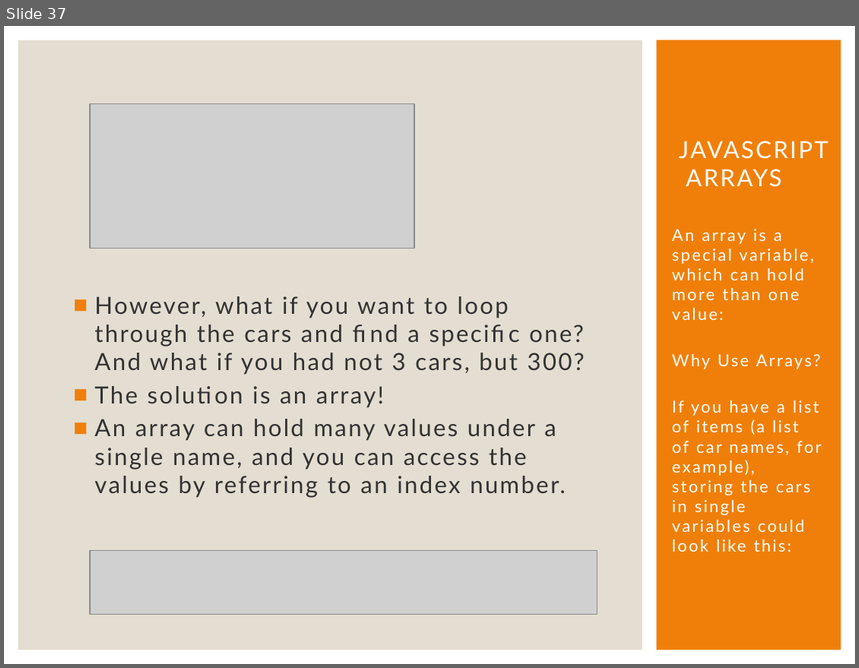
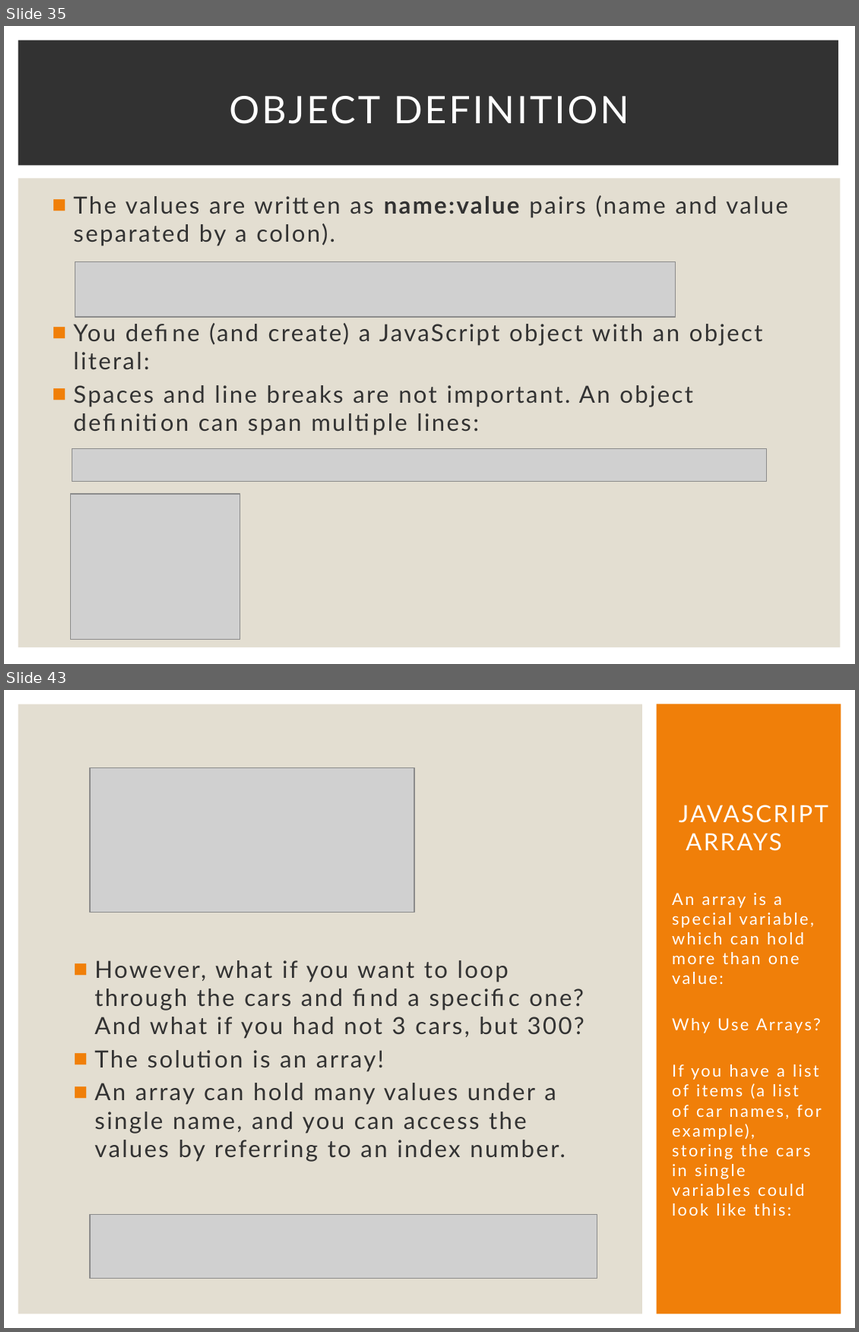
Before and after one commit to Karamihova/Fundamentals-JS, a slide deck: Programming Prep.pptx. Shown one above the other, each under a label of ours: slide 37 before the commit, slides 35 and 43 after it; the slides between them are not shown. The pictures are 859x668 and 859x1332 pixels, drawn with LibreOffice and Linux fonts; fonts in the diff are those of the drawing; grey boxes stand for pictures. Boxes give left, top, right and bottom in pixels: in the first picture for what was removed or moved away, otherwise in the second. Text is boxed around its words. In the diff, an @@ line names an element or a change of style, - is before the commit and + after.

Commit message:
Study JS objects

```diff
--- a/Programming Prep.pptx
+++ b/Programming Prep.pptx
@@ slide 35 added at (4,26,855,664), background #FFFFFF @@
@@ rectangle added at (18,40,839,166), fill #323232 @@
@@ title added at (229,96,629,124), 32 pt, text #FFFFFF @@
+OBJECT DEFINITION
@@ rectangle added at (18,178,841,648), fill #E3DED1 @@
@@ text added at (73,195,788,436), 20 pt, text #323232 @@
+■ The values are written as name:value pairs (name and value separated by a colon).
+■ You define (and create) a JavaScript object with an object literal:
+■ Spaces and line breaks are not important. An object definition can span multiple lines:
@@ picture added at (75,262,675,317) @@
@@ picture added at (72,449,768,482) @@
@@ picture added at (70,494,240,640) @@
@@ what was slide 37 is now slide 43 @@
```
Also in this commit, not shown: 5 slides changed, 5 other slides added, 1 other file.
